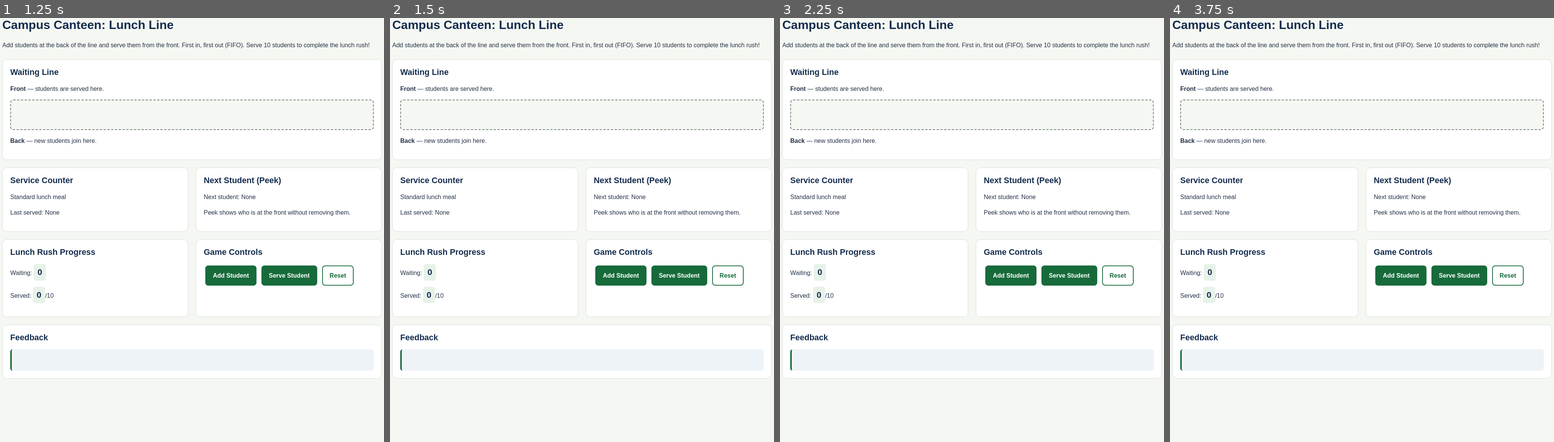
Above: before the commit, frames 1-4 (left to right).
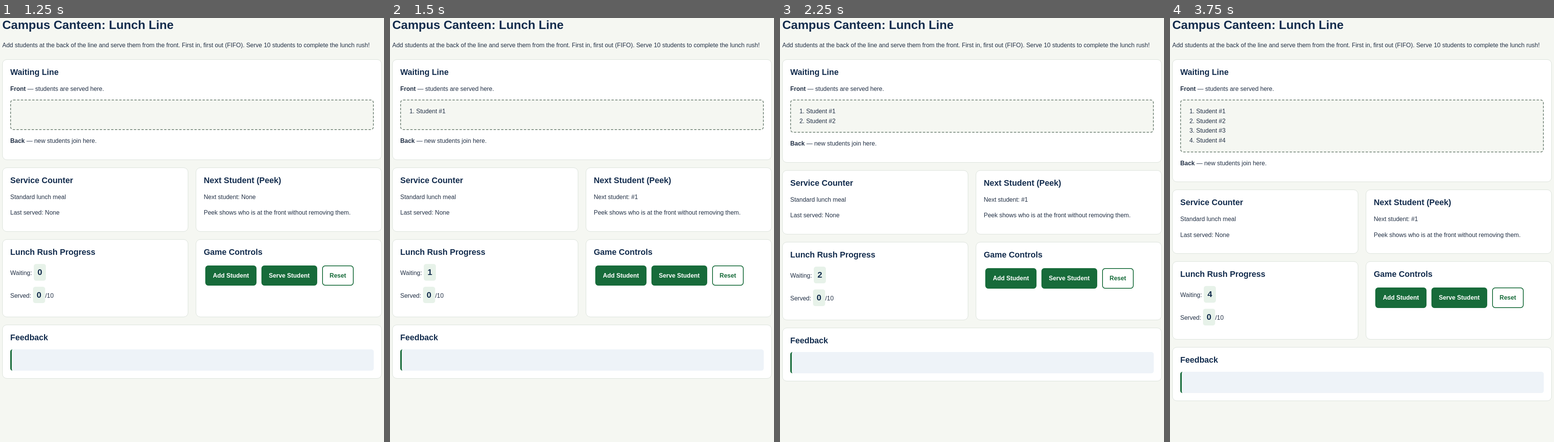
Above: after the commit, the same moments.

Repository: russelljunio18-creator/CC104-Game-Project-Try
Game: browser game, page index.html
The game is run twice, just before and just after one commit, with the same random seed, the same clock (stepped at 60 frames per second) and the same inputs.
Inputs:
- Up to frame 1 (1.25 s): no input
- Up to frame 2 (1.5 s): click "Add Student" at 1.27 s
- Up to frame 3 (2.25 s): click "Serve Student" at 1.87 s; click "Add Student" at 2.02 s
- Up to frame 4 (3.75 s): click "Serve Student" at 2.47 s; click "Add Student" at 3.07 s; click "Add Student" at 3.67 s

Frame 1 is identical in both runs. In frame 2, less than 0.1% of the frame differs, in the area x 5-67%, y 21-61%; in frame 3, 4.0%; in frame 4, 6.6%, in the area x 0-100%, y 19-91%.

Commit message:
Save Add Student integration work in progress

Diff:
--- a/index.html
+++ b/index.html
@@ -5,7 +5,7 @@
   <meta name="viewport" content="width=device-width, initial-scale=1.0">
   <title>Campus Canteen: Lunch Line</title>
   <link rel="stylesheet" href="css/style.css">
-  <script src="js/game.js"></script>
+  <script src="js/game.js" defer></script>
 </head>
 <body>
   <header>
--- a/js/game.js
+++ b/js/game.js
@@ -13,3 +13,43 @@
 
   return customer;
 }
+
+function peekCustomer() {
+  if (queue.length === 0) {
+    return null;
+  }
+
+  return queue[0];
+}
+
+function updateDisplay() {
+  const waitingLine = document.getElementById("waiting-line");
+  waitingLine.textContent = "";
+
+  for (const customer of queue) {
+    const card = document.createElement("li");
+    card.className = "student-card";
+    card.textContent = "Student #" + customer.number;
+    waitingLine.appendChild(card);
+  }
+
+  document.getElementById("waiting-count").textContent = queue.length;
+
+  const nextCustomer = peekCustomer();
+
+  if (nextCustomer === null) {
+    document.getElementById("next-student").textContent = "None";
+  } else {
+    document.getElementById("next-student").textContent =
+      "#" + nextCustomer.number;
+  }
+
+  document.getElementById("served-count").textContent = servedCount;
+}
+
+document.getElementById("add-student").addEventListener("click", function () {
+  enqueueCustomer();
+  updateDisplay();
+});
+
+updateDisplay();
